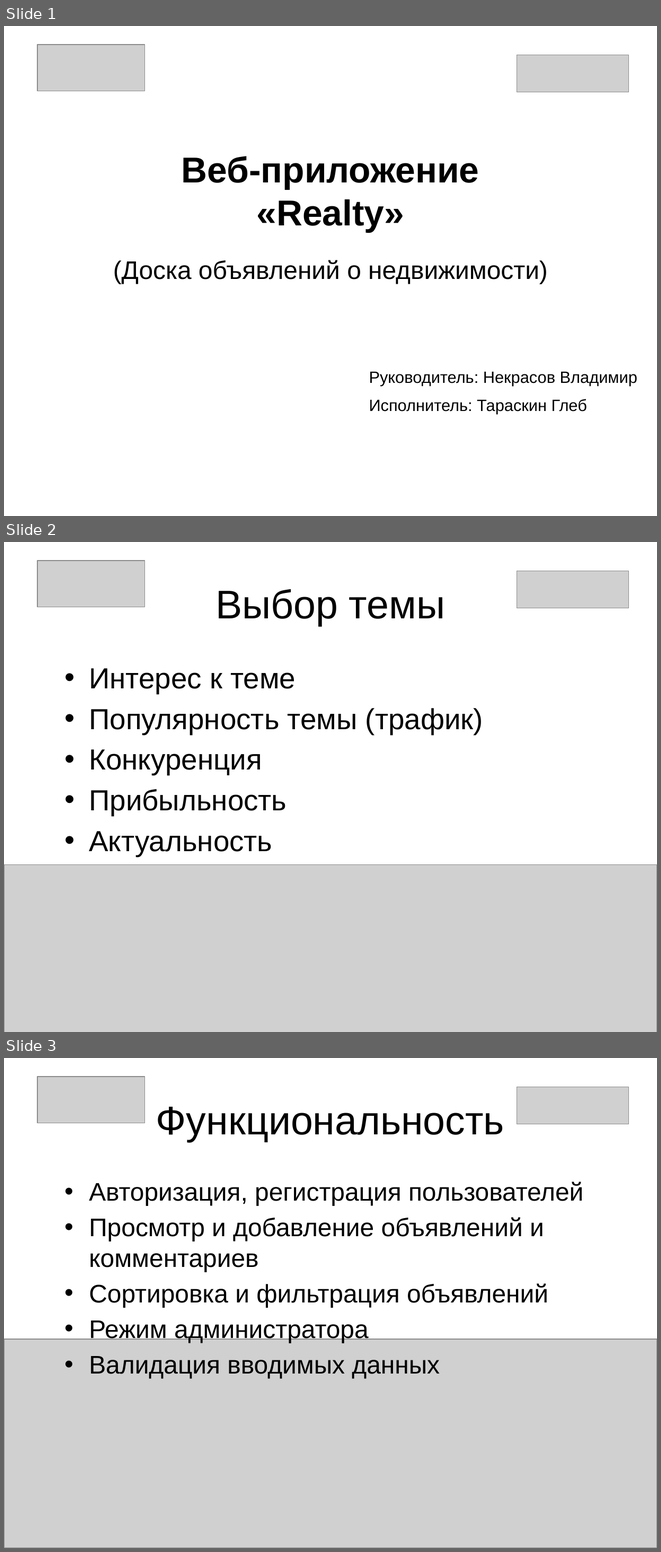
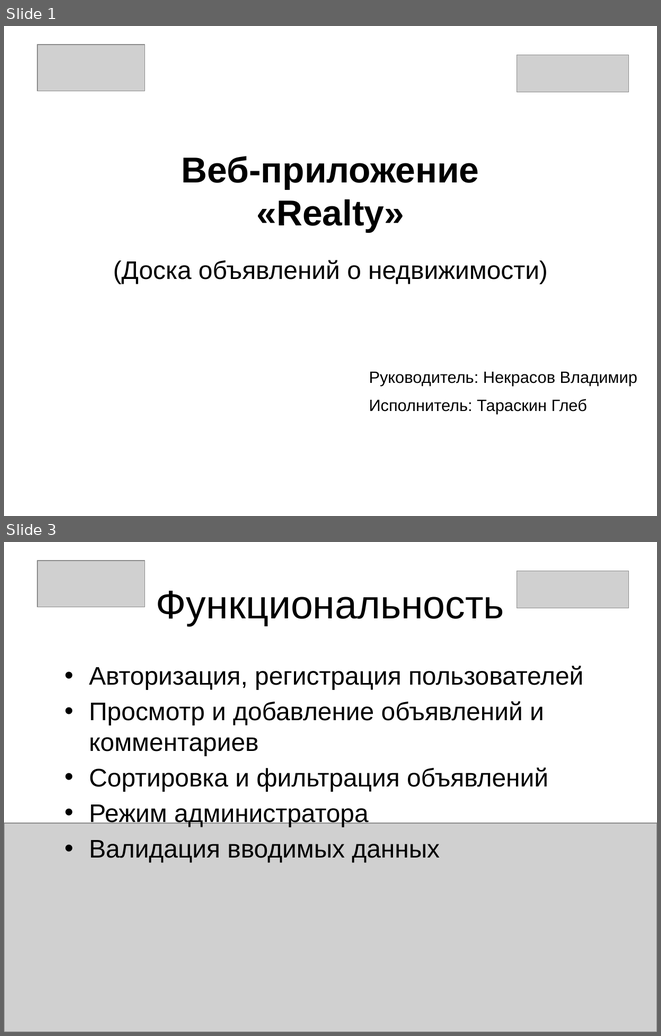
Before and after one commit to goout/RealtyProject, a slide deck: Presentation.pptx. Shown one above the other, each under a label of ours: slides 1, 2 and 3 before the commit, slides 1 and 3 after it; the slides between them are not shown. The pictures are 661x1552 and 661x1036 pixels, drawn with LibreOffice and Linux fonts; fonts in the diff are those of the drawing; grey boxes stand for pictures; background and template pictures are left out. Boxes give left, top, right and bottom in pixels: in the first picture for what was removed or moved away, otherwise in the second. Text is boxed around its words. In the diff, an @@ line names an element or a change of style, - is before the commit and + after.

```diff
--- a/Presentation.pptx
+++ b/Presentation.pptx
@@ slide 2 removed at [4, 542, 657, 1032], background #FFFFFF @@
@@ picture removed at [37, 561, 145, 607] @@
@@ picture removed at [517, 571, 628, 608] @@
@@ title removed at [215, 589, 445, 626] @@
-Выбор темы
@@ text removed at [89, 668, 483, 856] @@
-• Интерес к теме
-• Популярность темы (трафик)
-• Конкуренция
-• Прибыльность
-• Актуальность
@@ picture removed at [4, 865, 657, 1032] @@
```
Also in this commit, not shown: 1 slide added, 6 other files.
